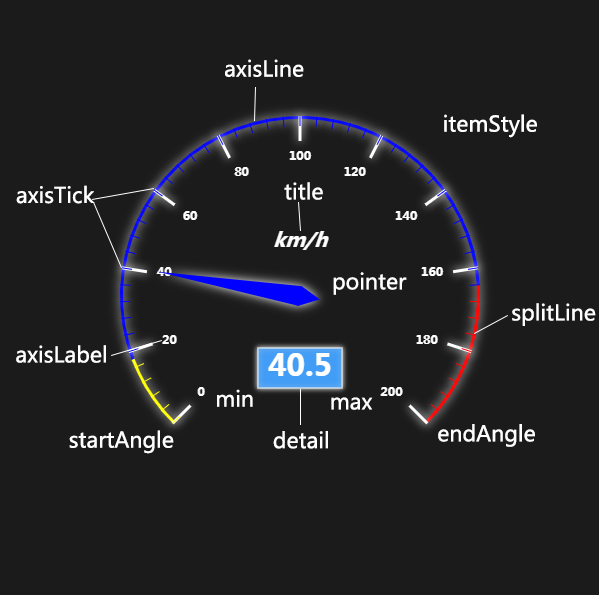
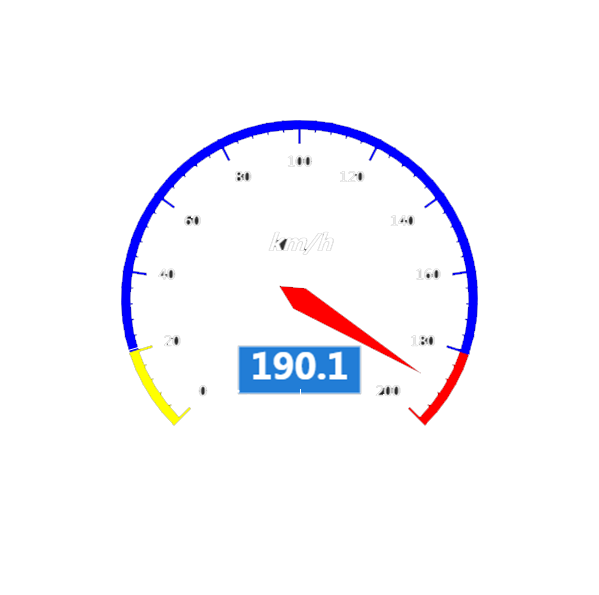
Comparing the layer stacks of the two 599×595 images. Changes:
removed layer "图层 0" over [0, 0, 599, 595]
added layer "下载" above "图层 1" over [121, 120, 478, 426]
